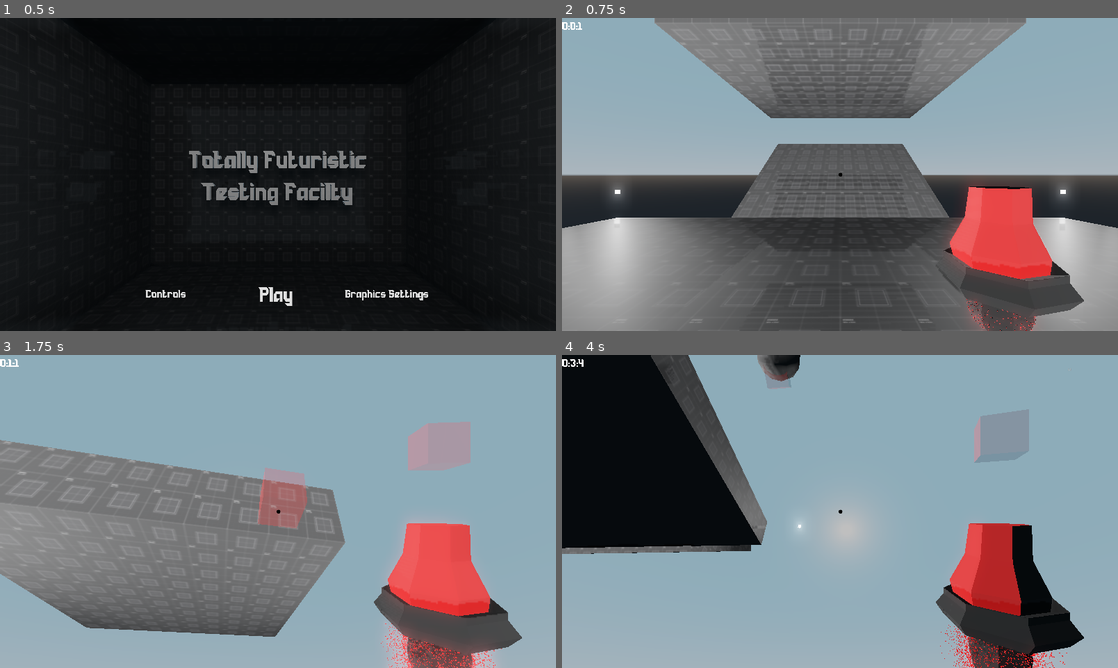
Above: before the commit, frames 1-4 (two rows, left to right).
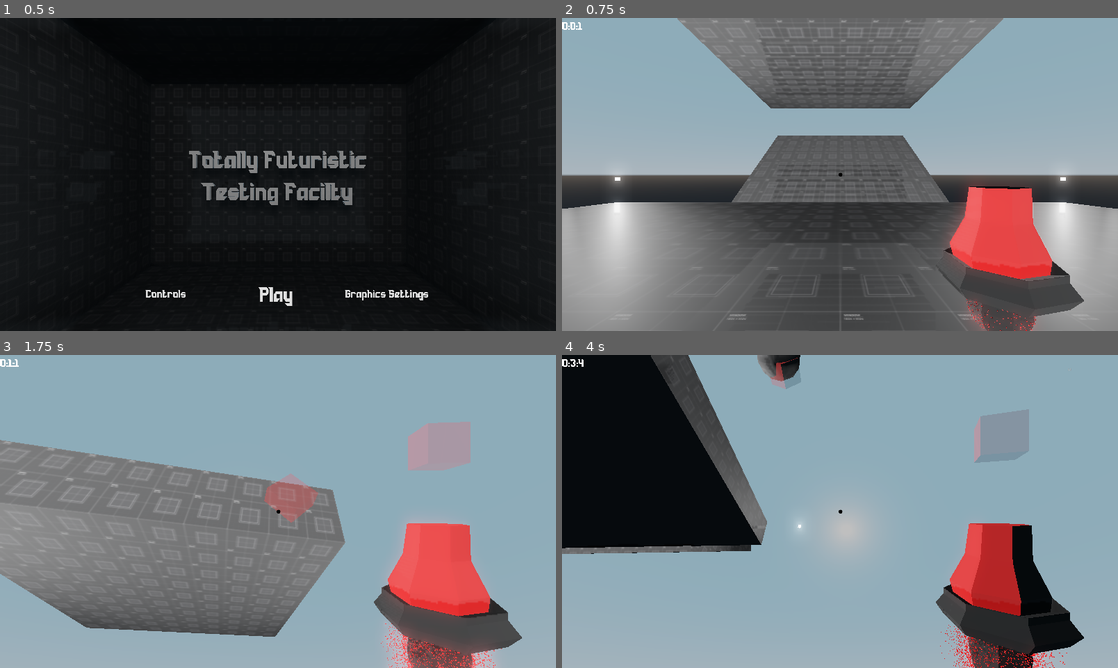
Above: after the commit, the same moments.

Repository: Benjols/Totally-Futuristic-Testing-Facility
Game: Godot game, scene res://Scenes/menus/Title Screen/Title Screen.tscn
The game is run twice, just before and just after one commit, with the same random seed, the same clock (stepped at 60 frames per second) and the same inputs.
Inputs (mouse positions are in pixels of both pictures, inside the frame that each line leads up to):
- Up to frame 1 (0.5 s): no input
- Up to frame 2 (0.75 s): click "Play" at 0.5 s
- Up to frame 3 (1.75 s): move the mouse to (305, 511) at 1.27 s; hold D (move_right) from 1.28 s (still down); hold W (move_foward) from 1.28 s (still down); tap Space (jump) at 1.52 s; tap 1 (wall) at 1.55 s
- Up to frame 4 (4 s): tap Space (jump) at 1.82, 2.27, 2.3, 2.57, 3.77 s; move the mouse to (812, 511) at 2.02 s; release D (move_right) at 2.03 s; release W (move_foward) at 2.03 s; hold S (move_backward) 2.03-2.78 s; tap 1 (wall) at 2.1, 3.8 s; move the mouse to (851, 505) at 2.77 s; hold Space (jump) 2.78-3.53 s; hold D (move_right) from 2.78 s (still down); tap W (move_foward) at 3.05, 3.6 s; move the mouse to (834, 517) at 3.52 s

Frame 1 is identical in both runs. In frame 2, 10% of the frame differs, in the area x 0-100%, y 0-100%; in frame 3, 0.7%; in frame 4, 0.2%.

Commit message:
separated building script from player
also attempted to make another character controller based on a rigid body

Diff:
--- a/Scenes/Levels/testLevel.tscn
+++ b/Scenes/Levels/testLevel.tscn
@@ -1,9 +1,8 @@
-[gd_scene load_steps=7 format=2]
+[gd_scene load_steps=6 format=2]
 
 [ext_resource path="res://Materials/base levels/testing_mat.tres" type="Material" id=1]
 [ext_resource path="res://Scenes/Levels/cosmetics/SpotLight6.tscn" type="PackedScene" id=2]
 [ext_resource path="res://Scenes/Player/NewFPS.tscn" type="PackedScene" id=3]
-[ext_resource path="res://Scenes/Player/abilities/BoingBlock.tscn" type="PackedScene" id=4]
 
 [sub_resource type="CubeMesh" id=1]
 size = Vector3( 10, 2, 15 )
@@ -73,9 +72,6 @@
 depth = 10.0
 material = ExtResource( 1 )
 
-[node name="NewFPS" parent="." instance=ExtResource( 3 )]
-transform = Transform( 0.25, 0, 0, 0, 0.25, 0, 0, 0, 0.25, 0, 3, 0 )
-
 [node name="lights" type="Spatial" parent="."]
 
 [node name="SpotLight9" parent="lights" instance=ExtResource( 2 )]
@@ -113,6 +109,5 @@
 transform = Transform( 0.707107, 0, 0.707107, 0, 1, 0, -0.707107, 0, 0.707107, 12, 2, 12 )
 spot_range = 100.0
 
-[node name="BoingBlock" parent="." instance=ExtResource( 4 )]
-transform = Transform( 1, 0, 0, 0, 1, 0, 0, 0, 1, -6.73123, 3.66125, 1.07271 )
-physics_material_override = null
+[node name="NewFPS" parent="." instance=ExtResource( 3 )]
+transform = Transform( 0.25, 0, 0, 0, 0.25, 0, 0, 0, 0.25, 0, 2.1848, 0 )
--- a/Scenes/Player/Character ControllerV2.tscn
+++ b/Scenes/Player/Character ControllerV2.tscn
@@ -1,9 +1,52 @@
-[gd_scene format=2]
+[gd_scene load_steps=5 format=2]
 
-[node name="FullPlayer" type="Spatial"]
+[ext_resource path="res://Scripts/player/Character ControllerV2.gd" type="Script" id=1]
+[ext_resource path="res://Scripts/player/movement/lander.gd" type="Script" id=2]
 
-[node name="Movement" type="KinematicBody" parent="."]
+[sub_resource type="CylinderShape" id=1]
+height = 4.0
 
-[node name="Head" type="Spatial" parent="Movement"]
+[sub_resource type="CapsuleMesh" id=2]
+mid_height = 2.0
 
-[node name="Wobble" type="Spatial" parent="."]
+[node name="Player" type="RigidBody"]
+continuous_cd = true
+contact_monitor = true
+axis_lock_angular_x = true
+axis_lock_angular_y = true
+axis_lock_angular_z = true
+script = ExtResource( 1 )
+
+[node name="Body" type="CollisionShape" parent="."]
+shape = SubResource( 1 )
+
+[node name="MeshInstance" type="MeshInstance" parent="."]
+transform = Transform( 1, 0, 0, 0, -4.37114e-08, 1, 0, -1, -4.37114e-08, 0, 0, 0 )
+visible = false
+mesh = SubResource( 2 )
+material/0 = null
+
+[node name="Head" type="Spatial" parent="."]
+transform = Transform( 1, 0, 0, 0, 1, 0, 0, 0, 1, 0, 1, 0 )
+
+[node name="Camera" type="Camera" parent="Head"]
+current = true
+
+[node name="lander" type="Spatial" parent="."]
+script = ExtResource( 2 )
+
+[node name="FrontFoot" type="RayCast" parent="lander"]
+transform = Transform( 1, 0, 0, 0, 1, 0, 0, 0, 1, 0, -1.5, -1 )
+enabled = true
+
+[node name="LeftFoot" type="RayCast" parent="lander"]
+transform = Transform( 1, 0, 0, 0, 1, 0, 0, 0, 1, -1, -1.5, 0 )
+enabled = true
+
+[node name="BackFoot" type="RayCast" parent="lander"]
+transform = Transform( 1, 0, 0, 0, 1, 0, 0, 0, 1, 0, -1.5, 1 )
+enabled = true
+
+[node name="RightFoot" type="RayCast" parent="lander"]
+transform = Transform( 1, 0, 0, 0, 1, 0, 0, 0, 1, 1, -1.5, 0 )
+enabled = true
--- a/Scenes/Player/NewFPS.tscn
+++ b/Scenes/Player/NewFPS.tscn
@@ -22,7 +22,6 @@
 transform = Transform( 1, 0, 0, 0, 1, 0, 0, 0, 1, 0, 1.90805, 0 )
 
 [node name="Camera" type="Camera" parent="Head"]
-transform = Transform( 4, 0, 0, 0, 4, 0, 0, 0, 4, 0, 0, 0 )
 
 [node name="pointer" type="RayCast" parent="Head/Camera"]
 transform = Transform( 0.25, 0, 0, 0, 0.25, 0, 0, 0, 0.25, 0, 0, 0 )
--- a/Scripts/background processes/GameSaving.gd
+++ b/Scripts/background processes/GameSaving.gd
@@ -1,4 +1,6 @@
 extends Node
+
+var jumpState = false
 
 var counter = 0
 var ms = 0
--- /dev/null
+++ b/Scripts/player/Character ControllerV2.gd
@@ -0,0 +1,30 @@
+extends RigidBody
+
+var jump = 10
+
+var mouseSensivity = 0.1
+
+onready var head = $Head
+
+onready var saver = $"/root/GameSaving"
+
+var gravity_vec = Vector3()
+var direction
+var movement = Vector3()
+
+func _ready():
+	Input.set_mouse_mode(Input.MOUSE_MODE_CAPTURED)
+
+func _input(event):
+	if event is InputEventMouseMotion:
+		rotate_y(deg2rad(-event.relative.x * mouseSensivity))
+		head.rotate_x(deg2rad(-event.relative.y * mouseSensivity))
+		head.rotation.x = clamp(head.rotation.x, deg2rad(-87), deg2rad(80))
+
+func _physics_process(delta):
+	direction = Vector3()
+
+	if Input.is_action_just_pressed("jump") and saver.jumpState:
+		apply_impulse(Vector3(0,0,0), Vector3(0, 5,0))
+	if Input.is_action_pressed("move_foward"):
+		pass
--- a/Scripts/player/abilities/WallSprite.gd
+++ b/Scripts/player/abilities/WallSprite.gd
@@ -27,10 +27,20 @@
 	var normalx = raycast.get_collision_normal().x
 	var normalz = raycast.get_collision_normal().z
 	global_transform.origin = raycast.get_collision_point()
-	rotation.x = normalx * 1.57079642311
-	rotation.z = normalz * 1.57079642311
+	#rotation.x = normalx * 1.57079642311
+	#rotation.z = normalz * 1.57079642311
 	rotation_degrees.y = 90 + raycast_owner.rotation.y
 	visible = saver.buildable
+	Quat(Vector3(1, 0, 0), normalx).normalized()
+	Quat(Vector3(0, 0, 1), normalz).normalized()
+
+
+#func blockRotation(obj, point, axis, angle):
+	#var rot = angle + obj.rotation.x
+	#var tStart = point
+	#obj.global_translate(-tStart)
+	#obj.transform = obj.transform.rotated(axis, -rot)
+	#obj.global_translate(tStart)
 
 func _on_Area_body_entered(body):
 	saver.buildable = false
--- /dev/null
+++ b/Scripts/player/movement/lander.gd
@@ -0,0 +1,17 @@
+extends Spatial
+
+
+onready var saver = $"/root/GameSaving"
+onready var ff = $FrontFoot
+onready var lf = $LeftFoot
+onready var rf = $RightFoot
+onready var bf = $BackFoot
+
+func _ready():
+	pass
+
+func _physics_process(delta):
+	if ff.is_colliding() or lf.is_colliding() or rf.is_colliding() or bf.is_colliding():
+		saver.jumpState = true
+	elif !ff.is_colliding() and !lf.is_colliding() and !rf.is_colliding() and !bf.is_colliding():
+		saver.jumpState = false
